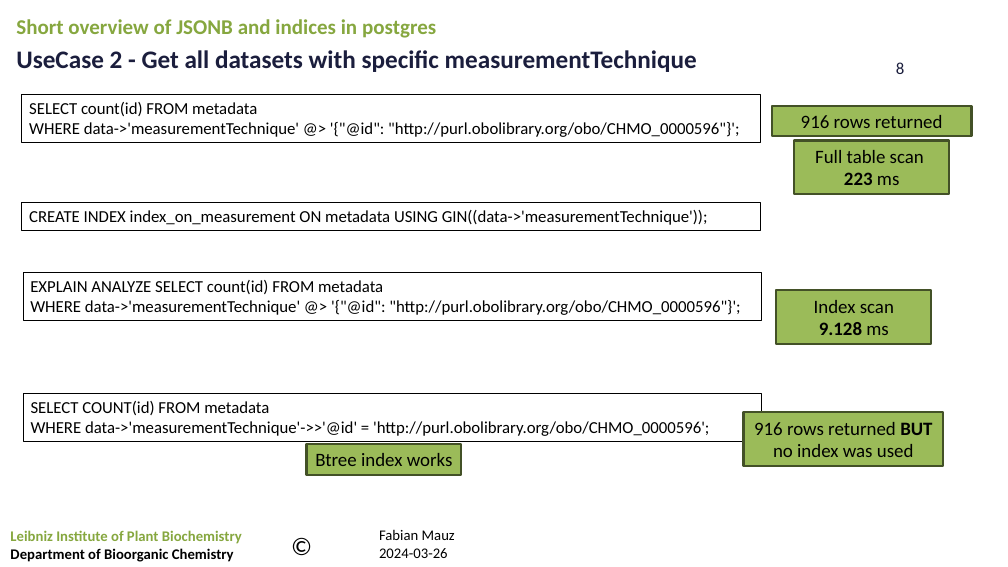
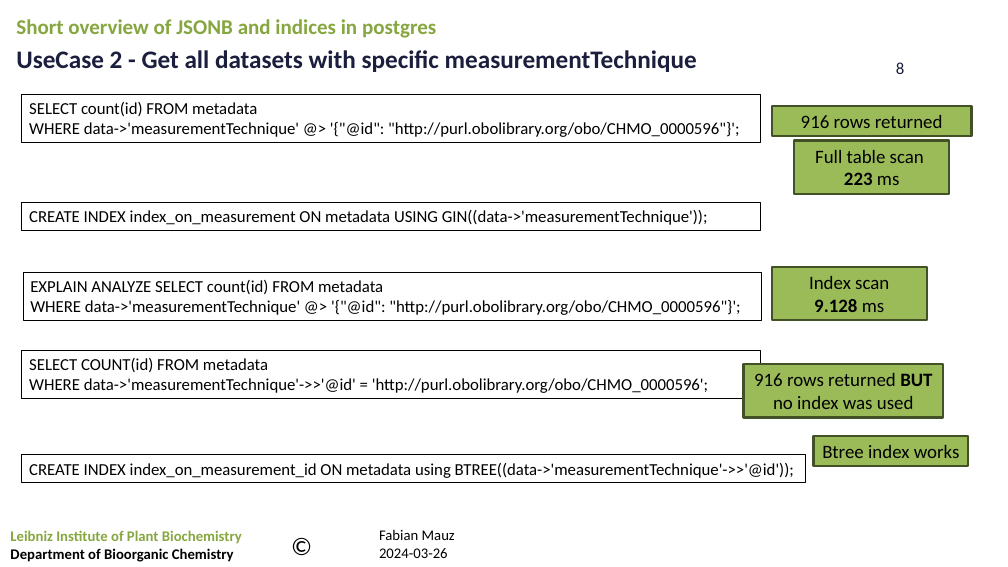
Before and after one commit to FabianMauz/ipb-talk-postgres-jsonb-index, a slide deck: slide 8 of 20240530_postgres-indices.pptx. Drawn at 1008x567 pixels with LibreOffice and Linux fonts; fonts in the diff are those of the drawing; background and template pictures are left out. Boxes give left, top, right and bottom in pixels: in the first picture for what was removed or moved away, otherwise in the second. Text is boxed around its words. In the diff, an @@ line names an element or a change of style, - is before the commit and + after.

Commit message:
add btree index sql query for example 2

```diff
--- a/20240530_postgres-indices.pptx
+++ b/20240530_postgres-indices.pptx
@@ rectangle "Index scan": place and size @@
-rectangle "Index scan" at (777, 290, 932, 344)
+rectangle "Index scan" at (772, 267, 927, 321)
@@ rectangle "SELECT COUNT(id) FROM metadata": place and size @@
-rectangle "SELECT COUNT(id) FROM metadata" at (23, 393, 761, 442)
+rectangle "SELECT COUNT(id) FROM metadata" at (22, 350, 760, 399)
@@ rectangle "916 rows returned BUT no ...": place and size @@
-rectangle "916 rows returned BUT no ..." at (743, 413, 943, 467)
+rectangle "916 rows returned BUT no ..." at (743, 364, 943, 418)
@@ rectangle "Btree index works": place and size @@
-rectangle "Btree index works" at (306, 445, 461, 475)
+rectangle "Btree index works" at (814, 436, 969, 466)
@@ rectangle added at (22, 455, 805, 483), outline #000000 0.75 pt, 16 pt, text #000000 @@
+CREATE INDEX index_on_measurement_id ON metadata using BTREE((data->'measurementTechnique'->>'@id'));
```
Also in this commit, not shown: 1 other slide changed, 1 other file.
